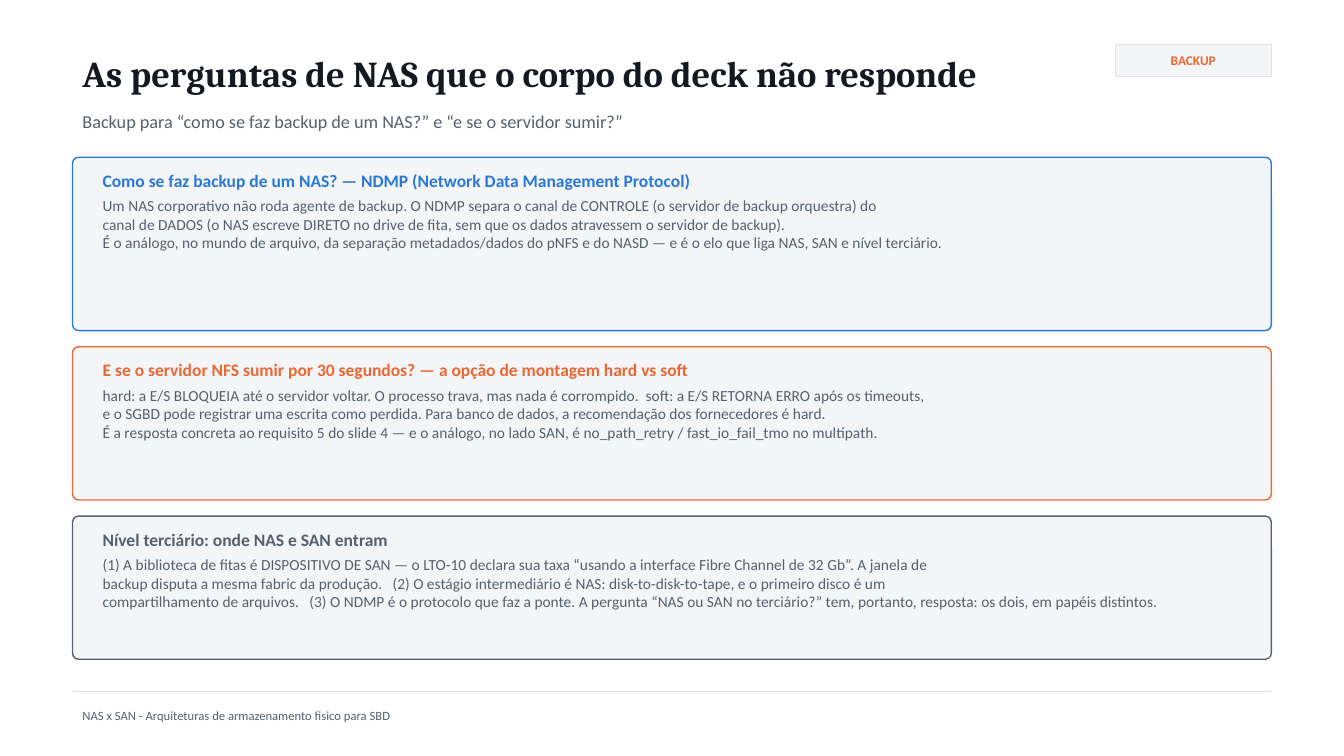
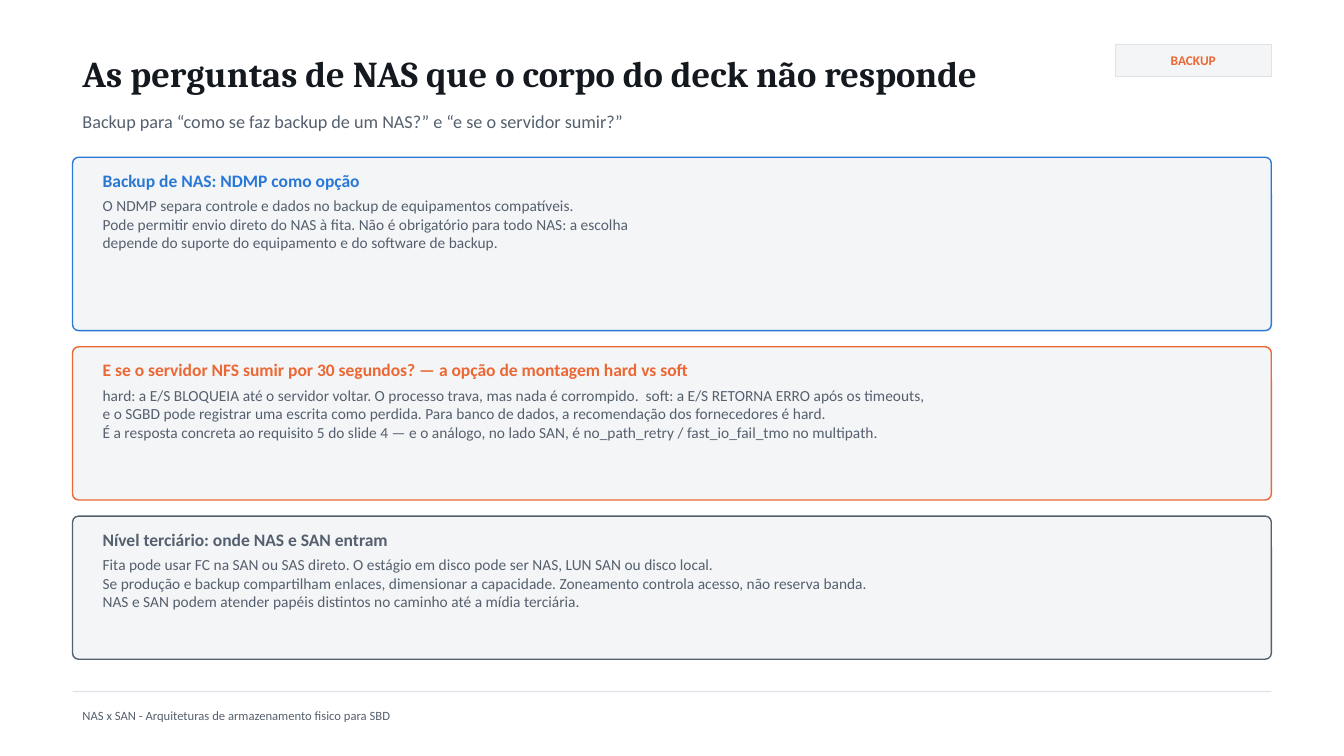
Before and after one commit to guilherme-hu/Trabalho-CBD, a slide deck: slide 31 of NAS, SAN e AST/Slides_NAS_SAN_Armazenamento_SBD.pptx (slide 32 before the commit). Drawn at 1344x756 pixels with LibreOffice and Linux fonts; fonts in the diff are those of the drawing. Boxes give left, top, right and bottom in pixels: in the first picture for what was removed or moved away, otherwise in the second. Text is boxed around its words. In the diff, an @@ line names an element or a change of style, - is before the commit and + after.

```diff
--- a/NAS, SAN e AST/Slides_NAS_SAN_Armazenamento_SBD.pptx
+++ b/NAS, SAN e AST/Slides_NAS_SAN_Armazenamento_SBD.pptx
@@ text at (103, 174, 360, 190): text changed @@
-Como se faz backup de um NAS? — NDMP (Network Data Management Protocol)
+Backup de NAS: NDMP como opção
@@ text at (103, 200, 628, 251): text changed @@
-Um NAS corporativo não roda agente de backup. O NDMP separa o canal de CONTROLE (o servidor de backup orquestra) do
-canal de DADOS (o NAS escreve DIRETO no drive de fita, sem que os dados atravessem o servidor de backup).
-É o análogo, no mundo de arquivo, da separação metadados/dados do pNFS e do NASD — e é o elo que liga NAS, SAN e nível terciário.
+O NDMP separa controle e dados no backup de equipamentos compatíveis.
+Pode permitir envio direto do NAS à fita. Não é obrigatório para todo NAS: a escolha
+depende do suporte do equipamento e do software de backup.
@@ text at (103, 559, 867, 610): text changed @@
-(1) A biblioteca de fitas é DISPOSITIVO DE SAN — o LTO-10 declara sua taxa “usando a interface Fibre Channel de 32 Gb”. A janela de
-backup disputa a mesma fabric da produção. (2) O estágio intermediário é NAS: disk-to-disk-to-tape, e o primeiro disco é um
-compartilhamento de arquivos. (3) O NDMP é o protocolo que faz a ponte. A pergunta “NAS ou SAN no terciário?” tem, portanto, resposta: os dois, em papéis distintos.
+Fita pode usar FC na SAN ou SAS direto. O estágio em disco pode ser NAS, LUN SAN ou disco local.
+Se produção e backup compartilham enlaces, dimensionar a capacidade. Zoneamento controla acesso, não reserva banda.
+NAS e SAN podem atender papéis distintos no caminho até a mídia terciária.
```
Also in this commit, not shown: 14 other slides changed, 1 slide removed, 19 other files.
